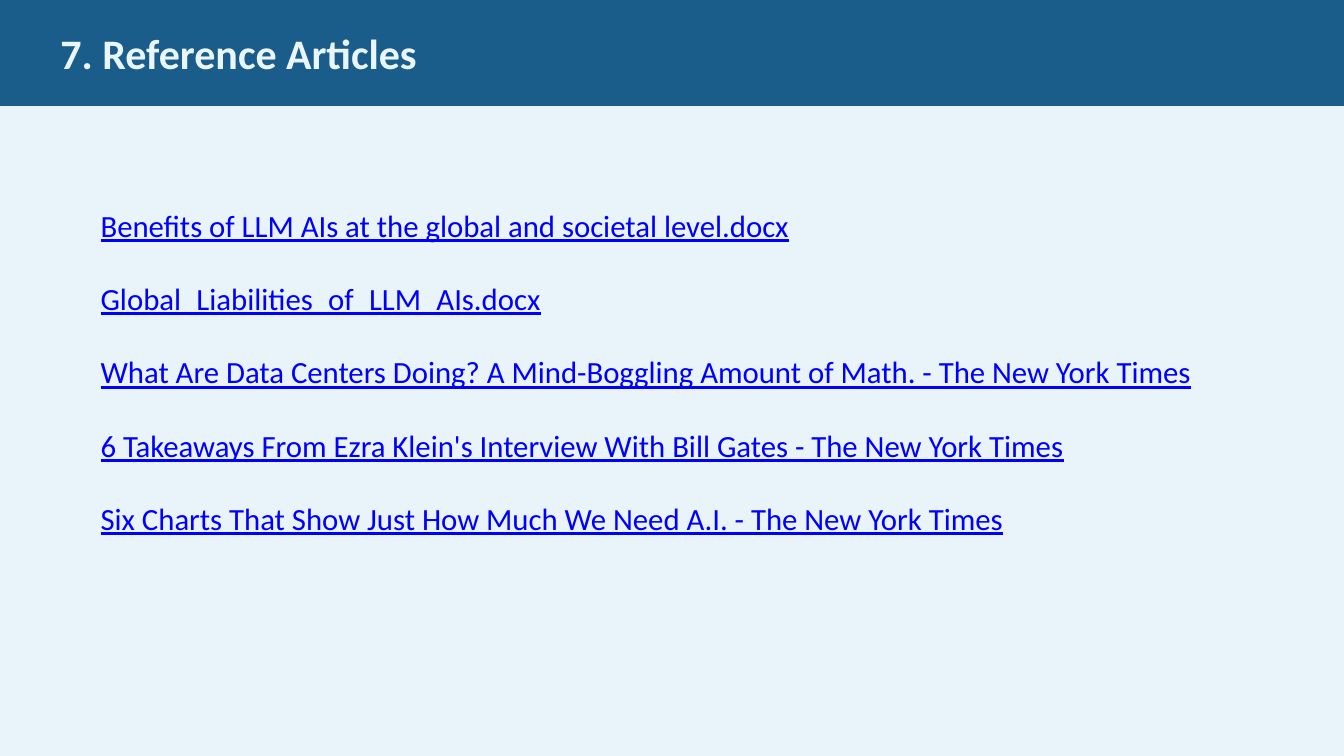
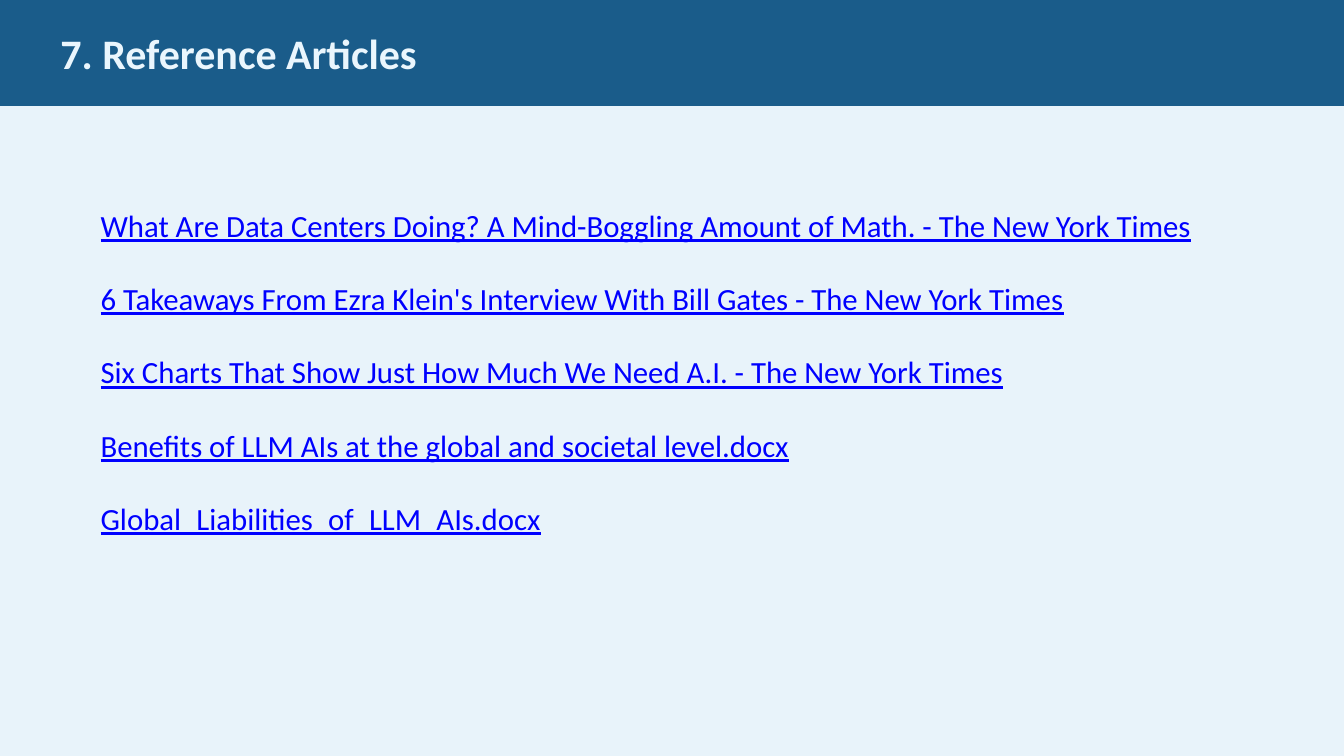
Before and after one commit to JimFawcett/NewSite, a slide deck: slide 7 of AI Presentation 2026/AI_Presentation.pptx. Drawn at 1344x756 pixels with LibreOffice and Linux fonts; fonts in the diff are those of the drawing. Boxes give left, top, right and bottom in pixels: in the first picture for what was removed or moved away, otherwise in the second. Text is boxed around its words. In the diff, an @@ line names an element or a change of style, - is before the commit and + after.

```diff
--- a/AI Presentation 2026/AI_Presentation.pptx
+++ b/AI Presentation 2026/AI_Presentation.pptx
@@ text at bbox=[101, 215, 789, 315]: paragraphs removed @@
-Benefits of LLM AIs at the global and societal level.docx
-Global_Liabilities_of_LLM_AIs.docx
@@ text at bbox=[101, 435, 789, 535]: paragraphs added @@
+Benefits of LLM AIs at the global and societal level.docx
+Global_Liabilities_of_LLM_AIs.docx
```
Also in this commit, not shown: 3 other slides changed, 4 other files.
